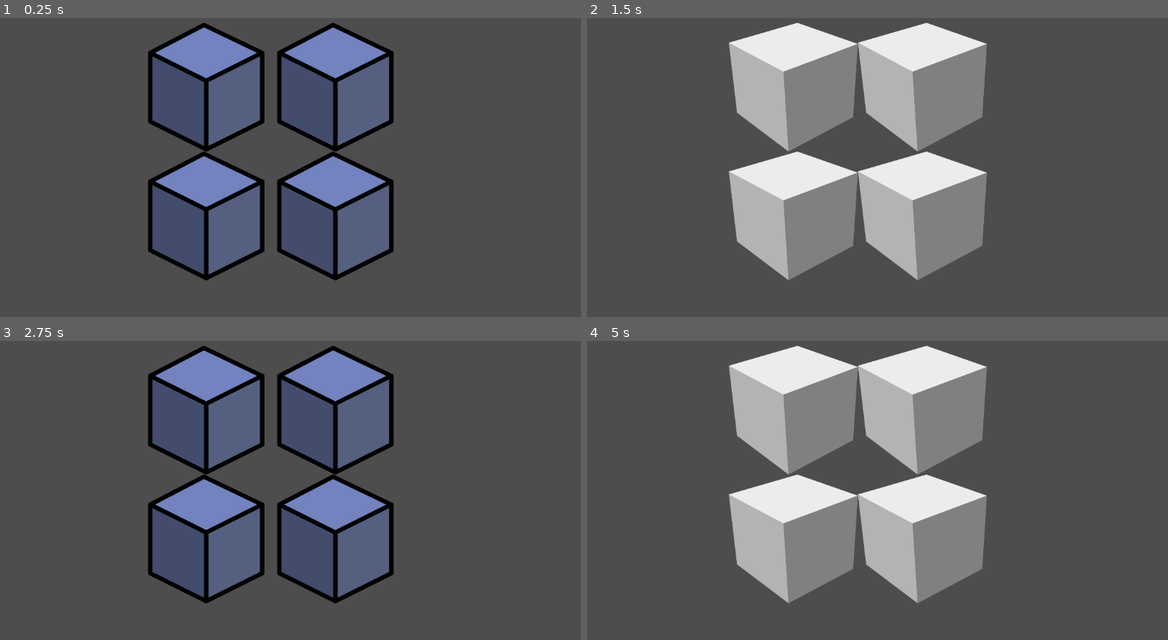
Above: before the commit, frames 1-4 (two rows, left to right).
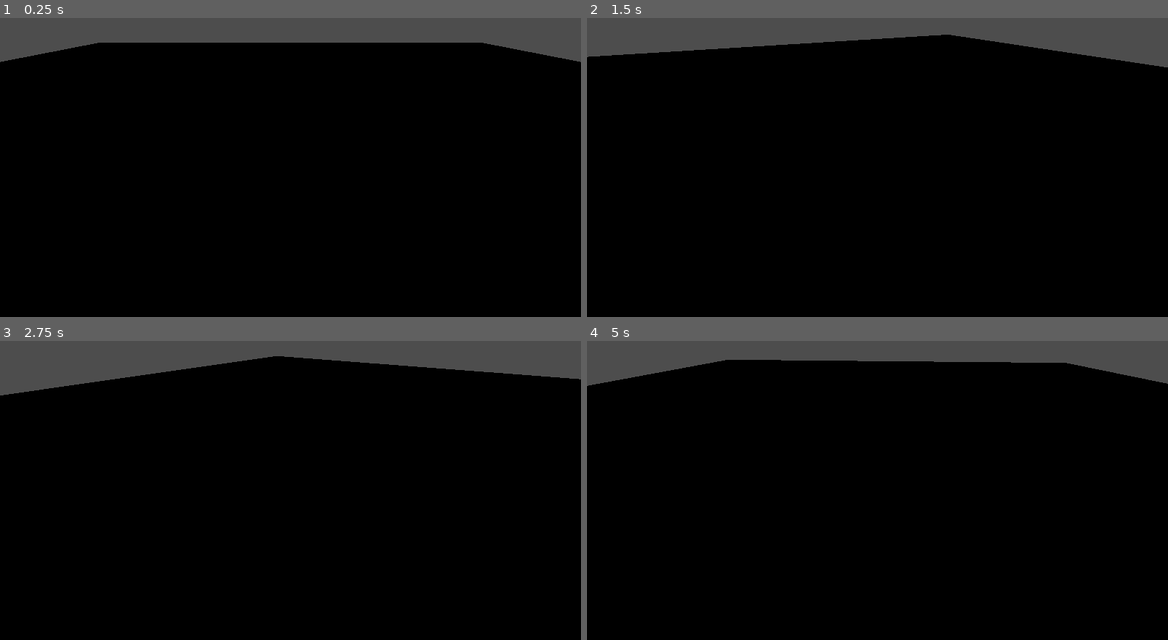
Above: after the commit, the same moments.

Repository: JoaoHMiranda/computer_graphics
Game: Godot game, scene res://Exercício 03.tscn
Two runs of this game, one before a commit and one after it. Both use one fixed random seed, a clock stepped at 60 frames per second and the inputs below. Before the commit the project starts from res://Exercício 02.tscn.
Inputs (mouse positions are in pixels of both pictures, inside the frame that each line leads up to):
- Up to frame 1 (0.25 s): no input
- Up to frame 2 (1.5 s): tap Enter at 0.5 s; move the mouse to (1005, 137) at 0.52 s; hold Right (ui_right) 0.53-1.28 s; tap 1 at 0.6 s; click (1005, 137) at 0.67 s; move the mouse to (761, 170) at 1.27 s; hold Down (ui_down) from 1.28 s (still down); tap 2 at 1.35 s
- Up to frame 3 (2.75 s): move the mouse to (348, 406) at 2.02 s; release Down (ui_down) at 2.03 s; hold Right (ui_right) from 2.03 s (still down); tap 1 at 2.1 s
- Up to frame 4 (5 s): move the mouse to (848, 541) at 2.77 s; release Right (ui_right) at 2.78 s; hold Up (ui_up) 2.78-3.53 s; tap 2 at 2.85, 4.35 s; click (848, 541) at 2.92 s; move the mouse to (1051, 526) at 3.52 s; hold Left (ui_left) from 3.53 s (still down); tap 1 at 3.6 s; move the mouse to (703, 427) at 4.27 s

The runs differ from the first frame. In frame 1, 87% of the frame differs, in the area x 0-100%, y 1-100%; in frame 2, 91%; in frame 3, 86%; in frame 4, 92%.

Commit message:
Exercicio 02 formas 2D

Diff:
--- /dev/null
+++ b/tarefas/Exercício 03.tscn
@@ -0,0 +1,46 @@
+[gd_scene load_steps=8 format=3 uid="uid://gen83tq3wh0b"]
+
+[ext_resource type="Script" uid="uid://b6sg4hw8p4ua" path="res://scripts/player.gd" id="1_kt3k5"]
+
+[sub_resource type="StandardMaterial3D" id="StandardMaterial3D_rlt4p"]
+albedo_color = Color(0, 0.6039216, 0, 1)
+
+[sub_resource type="PlaneMesh" id="PlaneMesh_rlt4p"]
+size = Vector2(5, 5)
+
+[sub_resource type="BoxShape3D" id="BoxShape3D_r8ovv"]
+size = Vector3(20, 0.2, 20)
+
+[sub_resource type="StandardMaterial3D" id="StandardMaterial3D_kt3k5"]
+albedo_color = Color(0.26666668, 0.26666668, 0.8235294, 1)
+
+[sub_resource type="BoxMesh" id="BoxMesh_n15e2"]
+
+[sub_resource type="BoxShape3D" id="BoxShape3D_stswi"]
+
+[node name="World" type="Node3D"]
+
+[node name="caho" type="StaticBody3D" parent="."]
+
+[node name="MeshInstance3D" type="MeshInstance3D" parent="caho"]
+transform = Transform3D(10, 0, 0, 0, 1, 0, 0, 0, 10, 0, 0, 0)
+material_override = SubResource("StandardMaterial3D_rlt4p")
+mesh = SubResource("PlaneMesh_rlt4p")
+skeleton = NodePath("../..")
+
+[node name="CollisionShape3D" type="CollisionShape3D" parent="caho"]
+shape = SubResource("BoxShape3D_r8ovv")
+
+[node name="Player" type="CharacterBody3D" parent="."]
+transform = Transform3D(1, 0, 0, 0, 1, 0, 0, 0, 1, 0, 1, 0)
+script = ExtResource("1_kt3k5")
+
+[node name="MeshInstance3D" type="MeshInstance3D" parent="Player"]
+material_override = SubResource("StandardMaterial3D_kt3k5")
+mesh = SubResource("BoxMesh_n15e2")
+
+[node name="CollisionShape3D" type="CollisionShape3D" parent="Player"]
+shape = SubResource("BoxShape3D_stswi")
+
+[node name="Camera" type="Camera3D" parent="Player"]
+transform = Transform3D(1, 0, 0, 0, 0.81915206, 0.57357645, 0, -0.57357645, 0.81915206, 0, 3, 6)
--- a/tarefas/project.godot
+++ b/tarefas/project.godot
@@ -11,5 +11,5 @@
 [application]
 
 config/name="Novo Projeto de Jogo"
-run/main_scene="uid://c0q4k30tkd8q3"
+run/main_scene="uid://gen83tq3wh0b"
 config/features=PackedStringArray("4.5", "Forward Plus")
--- /dev/null
+++ b/tarefas/scripts/player.gd
@@ -0,0 +1,66 @@
+extends CharacterBody3D
+
+@export var speed: float = 6.0
+@export var rot_speed: float = 1.5
+
+@onready var camera: Camera3D = $Camera
+
+var yaw: float = 0.0
+
+
+func _ready() -> void:
+	# começa com a rotação atual do player
+	yaw = rotation.y
+
+
+func _physics_process(delta: float) -> void:
+	rotacionar(delta)
+	mover(delta)
+	move_and_slide()
+
+
+func rotacionar(delta: float) -> void:
+	# gira o PLAYER (e a camera junto, porque ela é filha)
+	if Input.is_action_pressed("ui_left"):
+		yaw -= rot_speed * delta
+	if Input.is_action_pressed("ui_right"):
+		yaw += rot_speed * delta
+
+	rotation.y = yaw
+
+
+func mover(delta: float) -> void:
+	var input_dir := Vector2.ZERO
+
+	# CIMA = pra frente
+	if Input.is_action_pressed("ui_up"):
+		input_dir.y += 1.0
+
+	# BAIXO = pra trás
+	if Input.is_action_pressed("ui_down"):
+		input_dir.y -= 1.0
+
+	if input_dir == Vector2.ZERO:
+		velocity.x = move_toward(velocity.x, 0.0, speed)
+		velocity.z = move_toward(velocity.z, 0.0, speed)
+		return
+
+	input_dir = input_dir.normalized()
+
+	# base do player (que tem mesma rotação Y da camera)
+	var basis := global_transform.basis
+
+	var forward := -basis.z
+	forward.y = 0.0
+	forward = forward.normalized()
+
+	var right := basis.x
+	right.y = 0.0
+	right = right.normalized()
+
+	# combina frente/trás relativo à direção do player/camera
+	var move_dir := (forward * input_dir.y) + (right * input_dir.x)
+	move_dir = move_dir.normalized()
+
+	velocity.x = move_dir.x * speed
+	velocity.z = move_dir.z * speed
Not shown, added: tarefas/scripts/player.gd.uid
